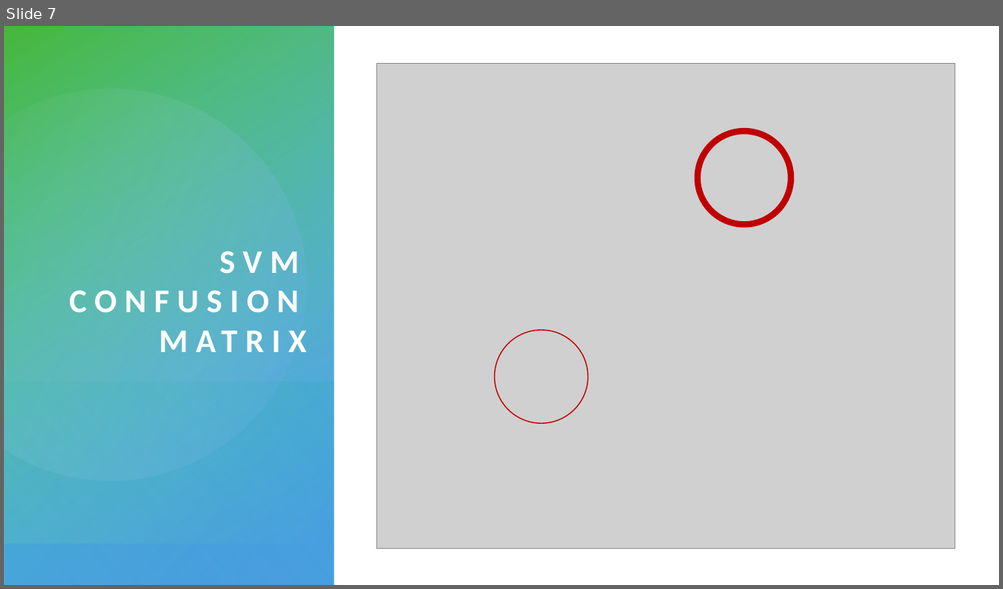
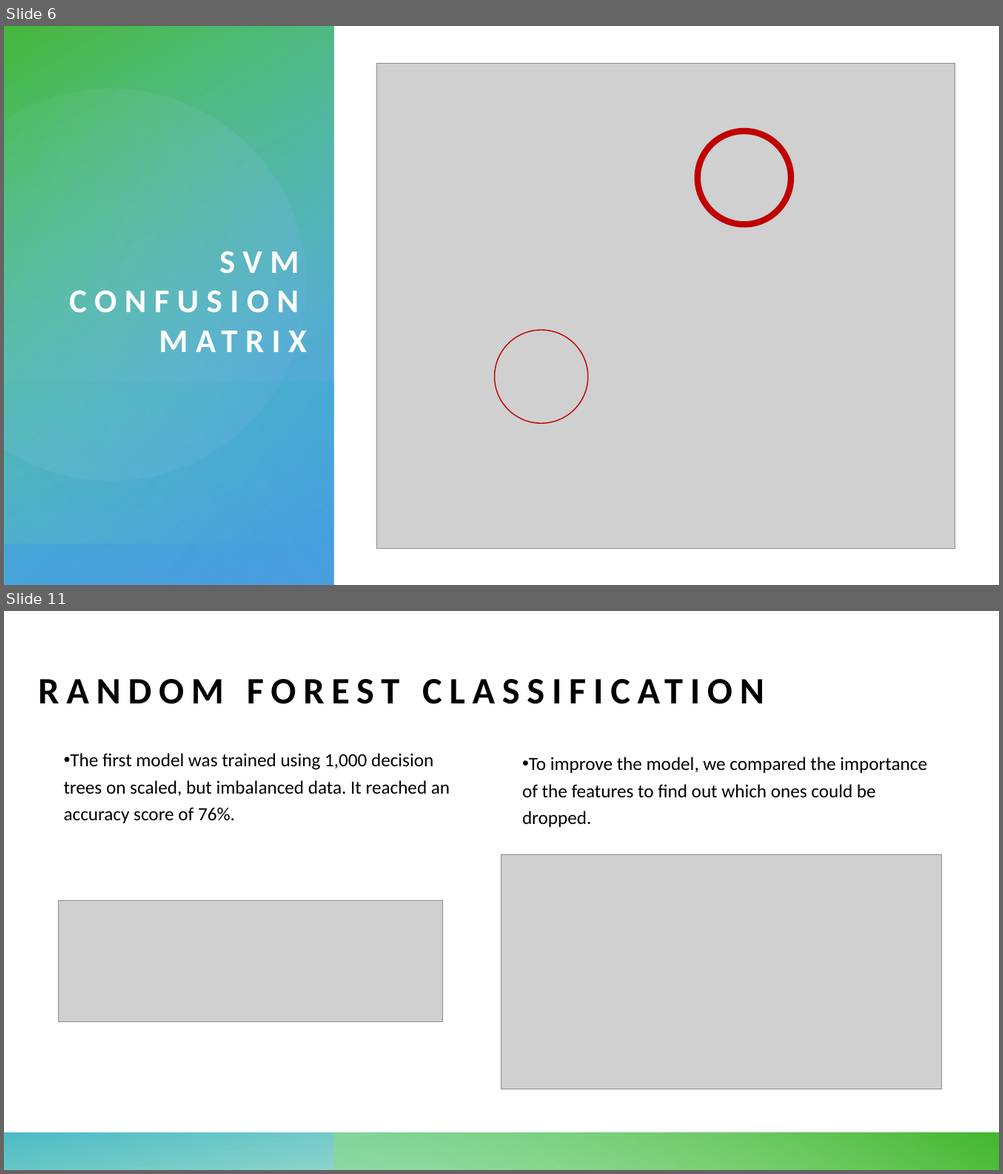
Before and after one commit to kirstenfischl/credit-classification, a slide deck: Final_Presentation.pptx. Shown one above the other, each under a label of ours: slide 7 before the commit, slides 6 and 11 after it; the slides between them are not shown. The pictures are 1003x589 and 1003x1174 pixels, drawn with LibreOffice and Linux fonts; fonts in the diff are those of the drawing; grey boxes stand for pictures. Boxes give left, top, right and bottom in pixels: in the first picture for what was removed or moved away, otherwise in the second. Text is boxed around its words. In the diff, an @@ line names an element or a change of style, - is before the commit and + after.

```diff
--- a/Final_Presentation.pptx
+++ b/Final_Presentation.pptx
@@ slide 11 added at bbox=[4, 611, 999, 1170], background #FFFFFF; not listed: 2 template elements that a slide beside it also shows @@
@@ title added at bbox=[38, 611, 938, 711], 36 pt, text #000000, bold @@
+RANDOM FOREST CLASSIFICATION
@@ text added at bbox=[64, 753, 449, 823], 18 pt, text #000000 @@
+• The first model was trained using 1,000 decision trees on scaled, but imbalanced data. It reached an accuracy score of 76%.
@@ text added at bbox=[522, 757, 927, 827], 18 pt, text #000000 @@
+• To improve the model, we compared the importance of the features to find out which ones could be dropped.
@@ picture added at bbox=[502, 855, 942, 1089] @@
@@ picture added at bbox=[59, 900, 443, 1022] @@
@@ what was slide 7 is now slide 6 @@
```
Also in this commit, not shown: 2 slides changed, 5 other slides added, 3 slides removed.
